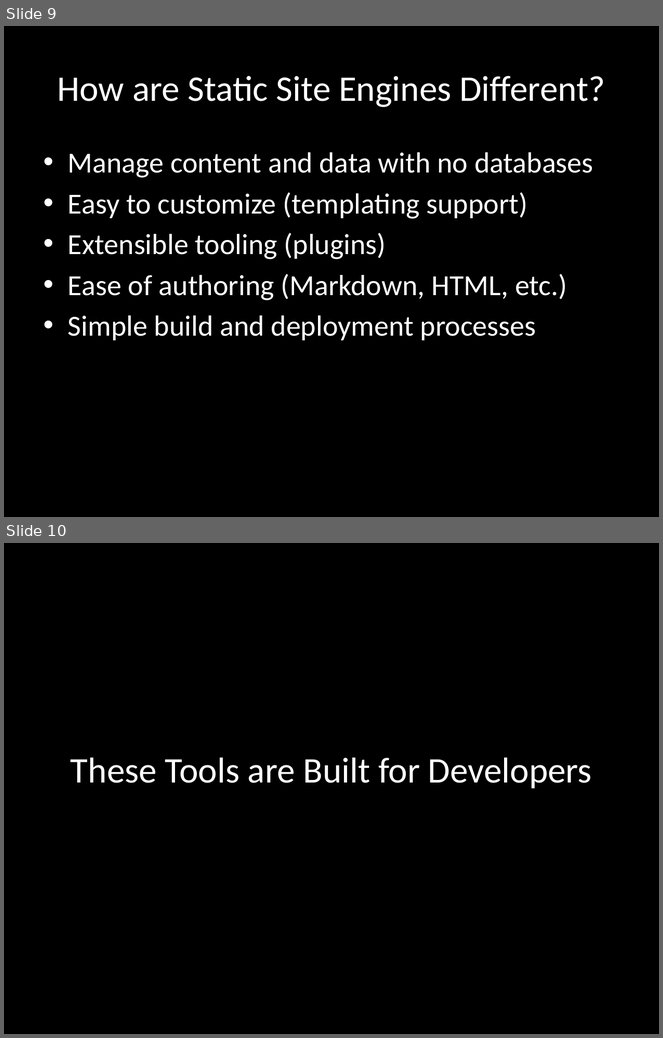
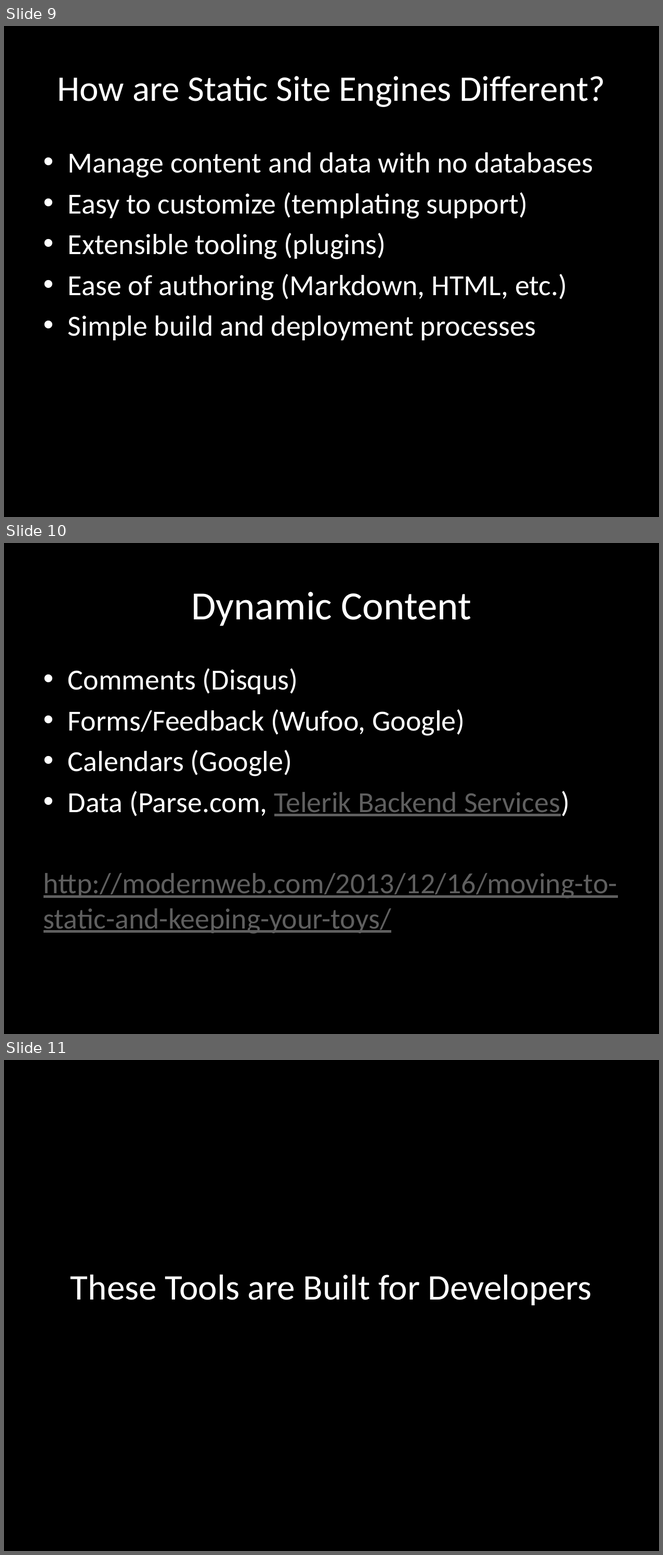
Before and after one commit to remotesynth/Static-Site-Samples, a slide deck: static-sites.pptx. Shown one above the other, each under a label of ours: slides 9 and 10 before the commit, slides 9, 10 and 11 after it. The pictures are 663x1038 and 663x1555 pixels, drawn with LibreOffice and Linux fonts; fonts in the diff are those of the drawing. Boxes give left, top, right and bottom in pixels: in the first picture for what was removed or moved away, otherwise in the second. Text is boxed around its words. In the diff, an @@ line names an element or a change of style, - is before the commit and + after.

Commit message:
Update powerpoint

```diff
--- a/static-sites.pptx
+++ b/static-sites.pptx
@@ slide 10 added at [4,543,659,1034], background #000000 @@
@@ title added at [191,592,471,626], 44 pt, text #FFFFFF @@
+Dynamic Content
@@ text added at [44,668,618,934], 32 pt, text #5F5F5F, underline @@
+• Comments (Disqus)
+• Forms/Feedback (Wufoo, Google)
+• Calendars (Google)
+• Data (Parse.com, Telerik Backend Services)
+http://modernweb.com/2013/12/16/moving-to-static-and-keeping-your-toys/
@@ what was slide 10 is now slide 11 @@
```
Also in this commit, not shown: 1 other slide added.
